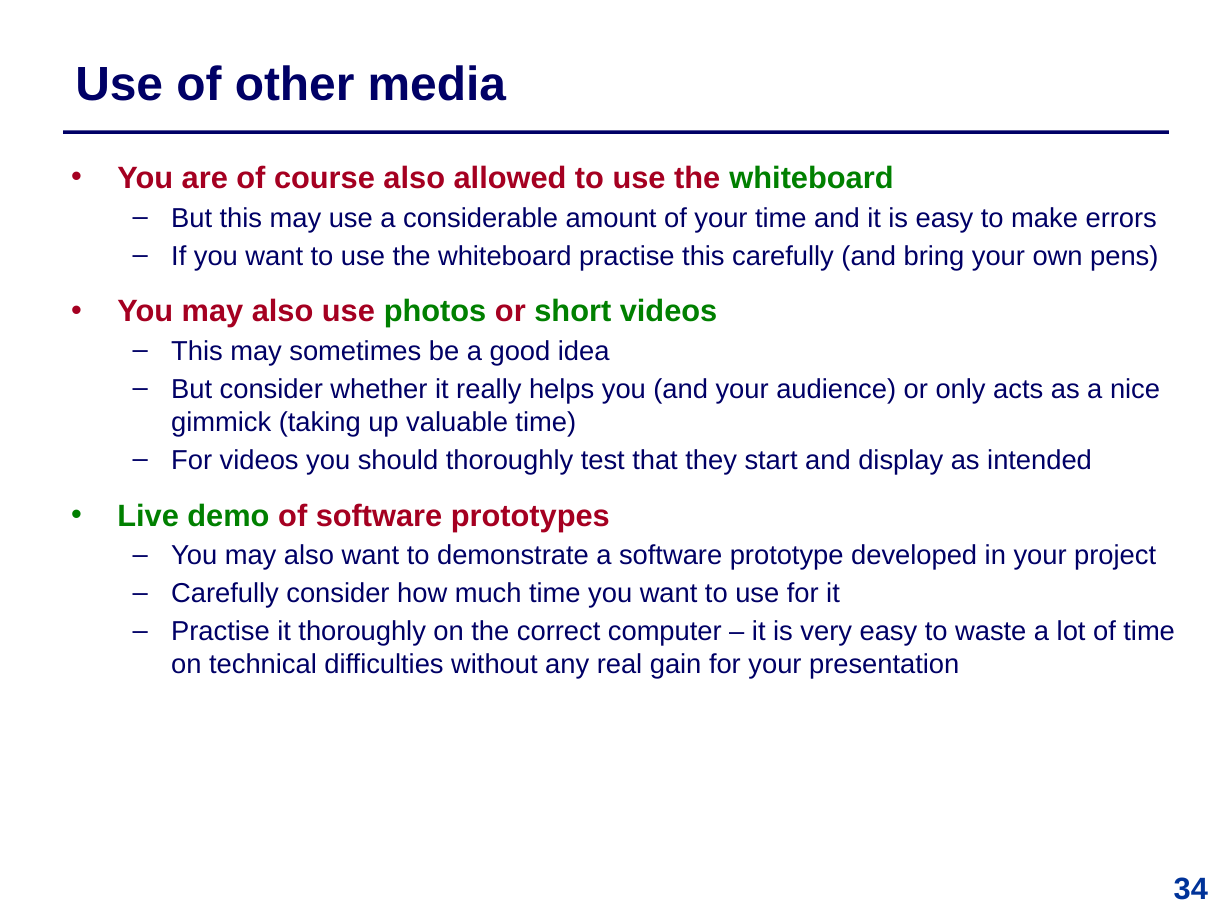
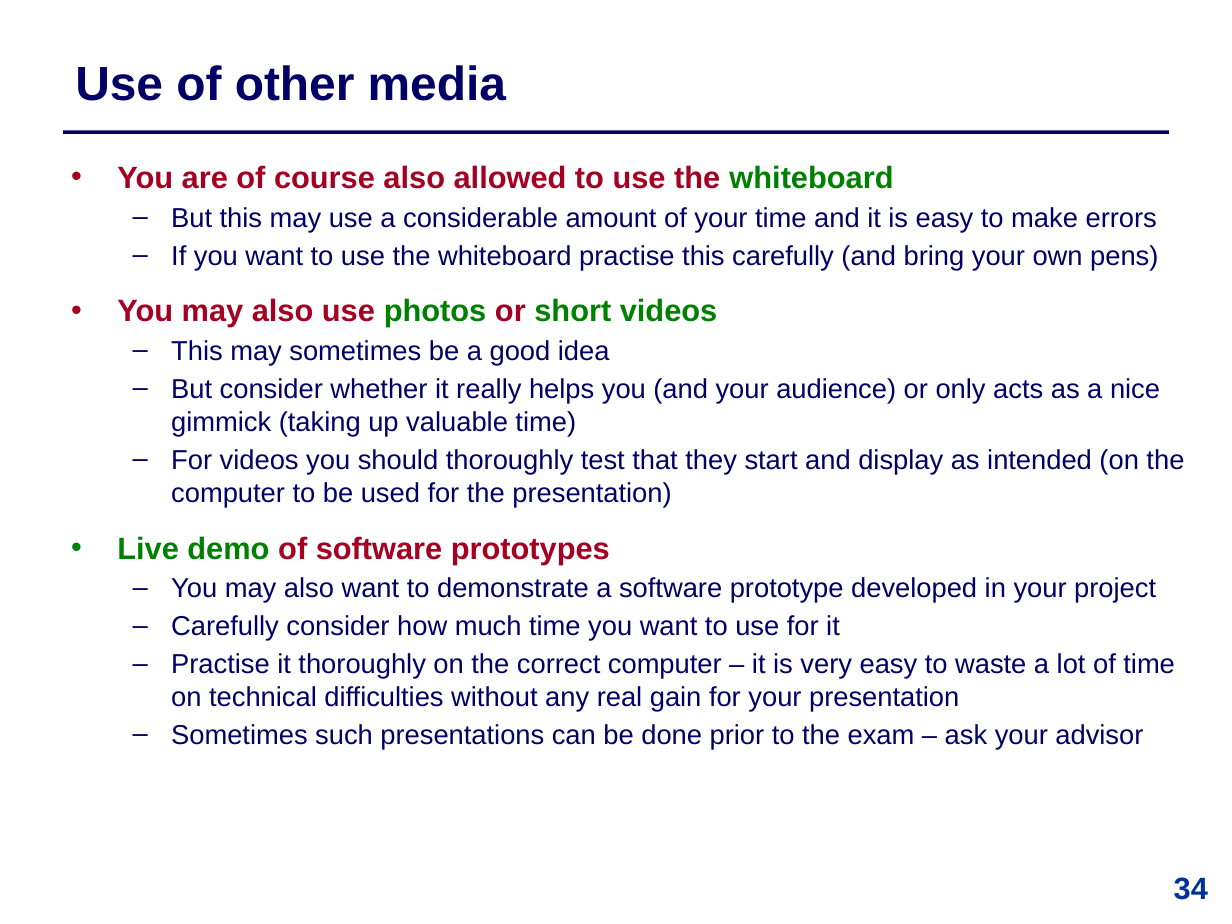
Before and after one commit to IntProgAU/Materiale, a slide deck: slide 34 of web/b25/2 Academic Writing and Oral Presentation.pptx. Drawn at 1232x924 pixels with LibreOffice and Linux fonts; fonts in the diff are those of the drawing. Boxes give left, top, right and bottom in pixels: in the first picture for what was removed or moved away, otherwise in the second. Text is boxed around its words. In the diff, an @@ line names an element or a change of style, - is before the commit and + after.

```diff
--- a/web/b25/2 Academic Writing and Oral Presentation.pptx
+++ b/web/b25/2 Academic Writing and Oral Presentation.pptx
@@ text at [171, 449, 1184, 507]: text changed @@
-  – For videos you should thoroughly test that they start and display as intended
+  – For videos you should thoroughly test that they start and display as intended (on the computer to be used for the presentation)
@@ text at [171, 724, 1143, 750]: paragraph added @@
+  – Sometimes such presentations can be done prior to the exam – ask your advisor
```
Also in this commit, not shown: 11 other slides changed.
